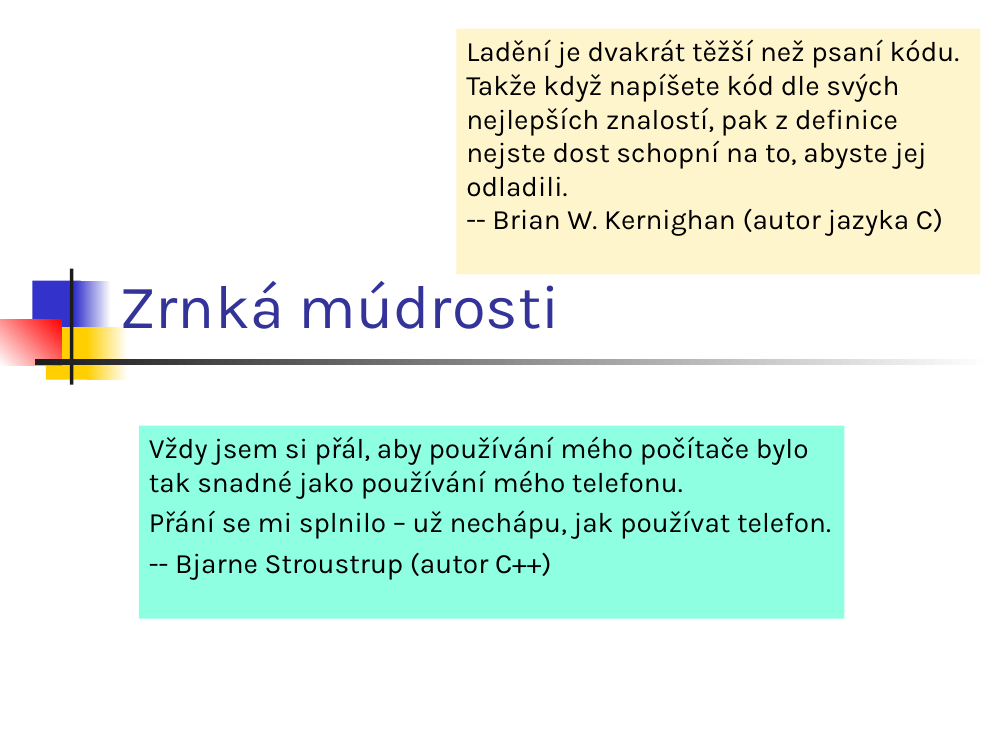
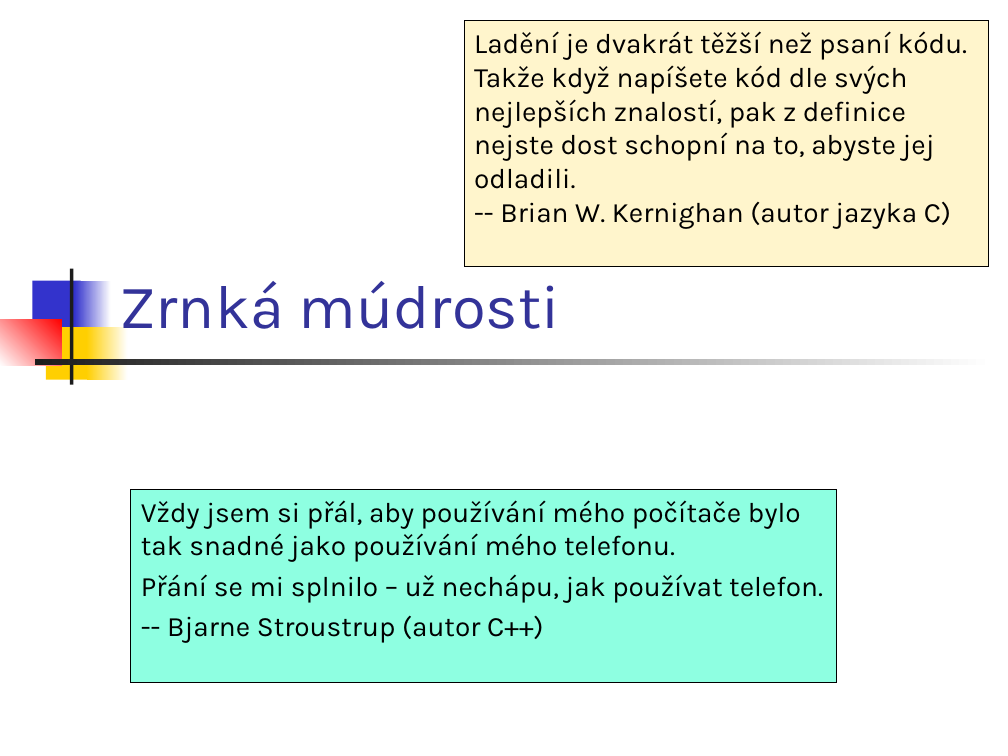
Before and after one commit to Programovanie4/Prednasky, a slide deck: slide 2 of 04/04_java.ppt (slide 1 before the commit). Drawn at 1008x756 pixels with LibreOffice and Linux fonts; fonts in the diff are those of the drawing. Boxes give left, top, right and bottom in pixels: in the first picture for what was removed or moved away, otherwise in the second. Text is boxed around its words. In the diff, an @@ line names an element or a change of style, - is before the commit and + after.

```diff
--- a/04/04_java.ppt
+++ b/04/04_java.ppt
@@ rectangle "Ladění je dvakrát těžší než ...": place and size @@
-rectangle "Ladění je dvakrát těžší než ..." at box(457, 28, 981, 274)
+rectangle "Ladění je dvakrát těžší než ..." at box(465, 21, 989, 267)
@@ rectangle "Ladění je dvakrát těžší než ..." at box(465, 21, 989, 267): outline none to #000000 0.74 pt @@
@@ subtitle "Vždy jsem si přál, aby ..." at box(131, 489, 837, 682): outline none to #000000 0.74 pt @@
@@ subtitle "Vždy jsem si přál, aby ...": place and size @@
-subtitle "Vždy jsem si přál, aby ..." at box(139, 425, 845, 619)
+subtitle "Vždy jsem si přál, aby ..." at box(131, 489, 837, 682)
```
Also in this commit, not shown: 13 other slides changed, 3 slides added, 2 other files.
